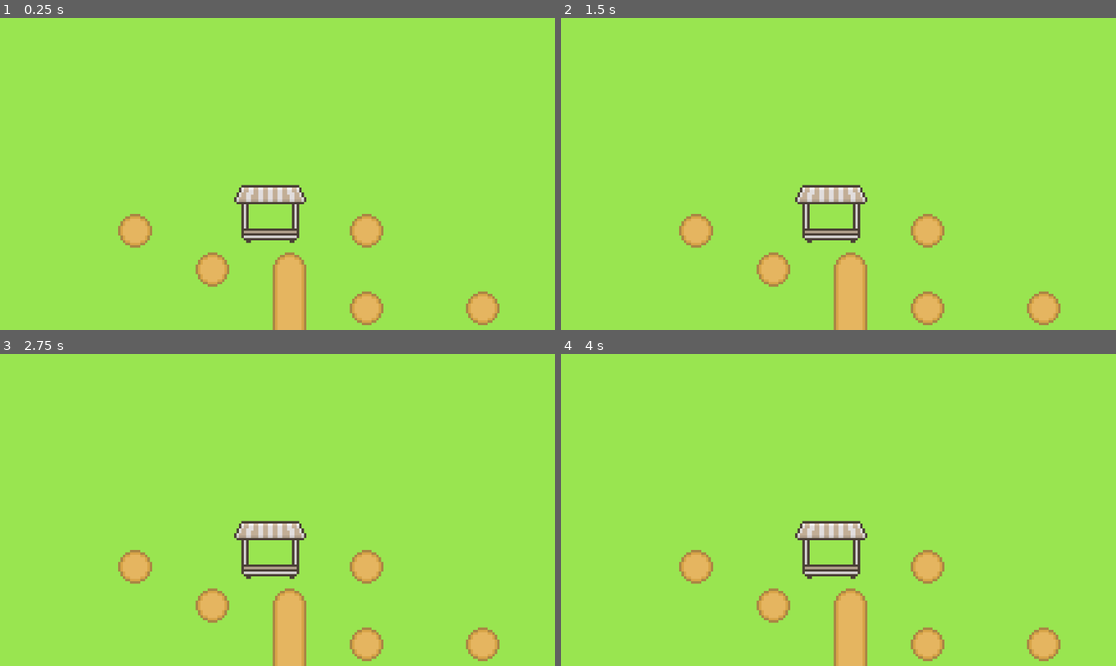
Above: before the commit, frames 1-4 (two rows, left to right).
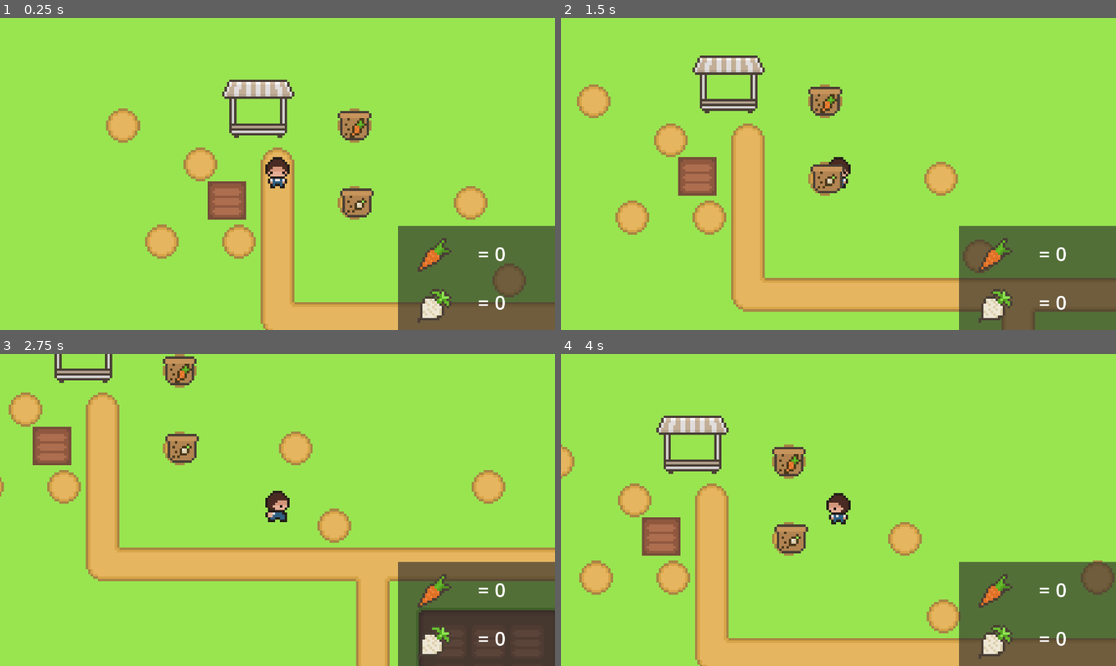
Above: after the commit, the same moments.

Repository: kdoiron253/FarmingSim
Game: Godot game, scene res://Scenes/World.tscn
The game is run twice, just before and just after one commit, with the same random seed, the same clock (stepped at 60 frames per second) and the same inputs. Before the commit the project has no main scene; this scene is started directly in both runs.
Inputs (mouse positions are in pixels of both pictures, inside the frame that each line leads up to):
- Up to frame 1 (0.25 s): no input
- Up to frame 2 (1.5 s): tap Enter at 0.5 s; move the mouse to (960, 158) at 0.52 s; hold Right (ui_right) 0.53-1.28 s; click (960, 158) at 0.6 s; move the mouse to (727, 189) at 1.27 s; hold Down (ui_down) from 1.28 s (still down); click (727, 189) at 1.35 s
- Up to frame 3 (2.75 s): move the mouse to (333, 441) at 2.02 s; release Down (ui_down) at 2.03 s; hold Right (ui_right) from 2.03 s (still down); click (333, 441) at 2.1 s
- Up to frame 4 (4 s): move the mouse to (810, 572) at 2.77 s; release Right (ui_right) at 2.78 s; hold Up (ui_up) 2.78-3.53 s; click (810, 572) at 2.85 s; move the mouse to (1005, 556) at 3.52 s; hold Left (ui_left) from 3.53 s (still down); click (1005, 556) at 3.6 s

The runs differ from the first frame. In frame 1, 22% of the frame differs, in the area x 19-100%, y 19-100%; in frame 2, 25%; in frame 3, 29%, in the area x 0-100%, y 0-100%; in frame 4, 26%.

Commit message:
Working Crops
Crops can be planted and grown, harvested although the sprite doesn't change on harvest for some reason.

Diff:
--- /dev/null
+++ b/GUI/GUI.gd
@@ -0,0 +1,5 @@
+extends CanvasLayer
+
+func _process(_delta):
+	$ColorRect/CarrotLabel.text = "= " + str(Global.number_of_carrots)
+	$ColorRect/OnionLabel.text = "= " + str(Global.number_of_onions)
--- /dev/null
+++ b/GUI/GUI.tscn
@@ -0,0 +1,84 @@
+[gd_scene load_steps=8 format=3 uid="uid://c41enkoki3tvh"]
+
+[ext_resource type="Texture2D" uid="uid://i4yhoaiyfnp0" path="res://Assets/farmingTilesheetComplete.png" id="1_cdjay"]
+[ext_resource type="Script" path="res://GUI/GUI.gd" id="1_yfdvb"]
+
+[sub_resource type="AtlasTexture" id="AtlasTexture_4rsdo"]
+atlas = ExtResource("1_cdjay")
+region = Rect2(128, 32, 16, 16)
+
+[sub_resource type="AtlasTexture" id="AtlasTexture_eqm60"]
+atlas = ExtResource("1_cdjay")
+region = Rect2(80, 48, 16, 16)
+
+[sub_resource type="SpriteFrames" id="SpriteFrames_msdya"]
+animations = [{
+"frames": [{
+"duration": 1.0,
+"texture": SubResource("AtlasTexture_4rsdo")
+}, {
+"duration": 1.0,
+"texture": SubResource("AtlasTexture_eqm60")
+}],
+"loop": true,
+"name": &"default",
+"speed": 5.0
+}]
+
+[sub_resource type="AtlasTexture" id="AtlasTexture_bxru4"]
+atlas = ExtResource("1_cdjay")
+region = Rect2(80, 48, 16, 16)
+
+[sub_resource type="SpriteFrames" id="SpriteFrames_oo1y6"]
+animations = [{
+"frames": [{
+"duration": 1.0,
+"texture": SubResource("AtlasTexture_bxru4")
+}],
+"loop": true,
+"name": &"default",
+"speed": 5.0
+}]
+
+[node name="CanvasLayer" type="CanvasLayer"]
+script = ExtResource("1_yfdvb")
+
+[node name="ColorRect" type="ColorRect" parent="."]
+anchors_preset = 3
+anchor_left = 1.0
+anchor_top = 1.0
+anchor_right = 1.0
+anchor_bottom = 1.0
+offset_left = -65.0
+offset_top = -43.0
+grow_horizontal = 0
+grow_vertical = 0
+color = Color(0.164706, 0.164706, 0.164706, 0.631373)
+
+[node name="CarrotIcon" type="AnimatedSprite2D" parent="ColorRect"]
+position = Vector2(15, 12)
+sprite_frames = SubResource("SpriteFrames_msdya")
+
+[node name="CarrotLabel" type="Label" parent="ColorRect"]
+layout_mode = 0
+offset_left = 33.0
+offset_top = 2.0
+offset_right = 63.0
+offset_bottom = 22.0
+theme_override_font_sizes/font_size = 8
+text = "= 0"
+vertical_alignment = 1
+
+[node name="OnionIcon" type="AnimatedSprite2D" parent="ColorRect"]
+position = Vector2(15, 33)
+sprite_frames = SubResource("SpriteFrames_oo1y6")
+
+[node name="OnionLabel" type="Label" parent="ColorRect"]
+layout_mode = 0
+offset_left = 33.0
+offset_top = 22.0
+offset_right = 63.0
+offset_bottom = 41.0
+theme_override_font_sizes/font_size = 8
+text = "= 0"
+vertical_alignment = 1
--- /dev/null
+++ b/Scenes/CarrotSeedpack.tscn
@@ -0,0 +1,35 @@
+[gd_scene load_steps=6 format=3 uid="uid://cnumkqbkyc44q"]
+
+[ext_resource type="Script" path="res://Scripts/CarrotSeedpack.gd" id="1_px5ob"]
+[ext_resource type="Texture2D" uid="uid://i4yhoaiyfnp0" path="res://Assets/farmingTilesheetComplete.png" id="2_x2ocr"]
+
+[sub_resource type="AtlasTexture" id="AtlasTexture_lhom6"]
+atlas = ExtResource("2_x2ocr")
+region = Rect2(192, 32, 16, 16)
+
+[sub_resource type="SpriteFrames" id="SpriteFrames_j7f57"]
+animations = [{
+"frames": [{
+"duration": 1.0,
+"texture": SubResource("AtlasTexture_lhom6")
+}],
+"loop": true,
+"name": &"default",
+"speed": 5.0
+}]
+
+[sub_resource type="CircleShape2D" id="CircleShape2D_ndiln"]
+radius = 5.09902
+
+[node name="CarrotSeedpack" type="StaticBody2D"]
+script = ExtResource("1_px5ob")
+
+[node name="AnimatedSprite2D" type="AnimatedSprite2D" parent="."]
+sprite_frames = SubResource("SpriteFrames_j7f57")
+
+[node name="Area2D" type="Area2D" parent="."]
+
+[node name="CollisionShape2D" type="CollisionShape2D" parent="Area2D"]
+shape = SubResource("CircleShape2D_ndiln")
+
+[connection signal="input_event" from="Area2D" to="." method="_on_area_2d_input_event"]
--- /dev/null
+++ b/Scenes/GrowingZone.tscn
@@ -0,0 +1,109 @@
+[gd_scene load_steps=13 format=3 uid="uid://bgsurbga5ifh2"]
+
+[ext_resource type="Script" path="res://Scripts/GrowingZone.gd" id="1_ieesl"]
+[ext_resource type="Texture2D" uid="uid://i4yhoaiyfnp0" path="res://Assets/farmingTilesheetComplete.png" id="1_qydks"]
+
+[sub_resource type="AtlasTexture" id="AtlasTexture_v7btn"]
+atlas = ExtResource("1_qydks")
+region = Rect2(64, 112, 16, 16)
+
+[sub_resource type="SpriteFrames" id="SpriteFrames_wfkdb"]
+animations = [{
+"frames": [{
+"duration": 1.0,
+"texture": SubResource("AtlasTexture_v7btn")
+}],
+"loop": true,
+"name": &"default",
+"speed": 5.0
+}]
+
+[sub_resource type="RectangleShape2D" id="RectangleShape2D_yw0ro"]
+size = Vector2(14, 14)
+
+[sub_resource type="AtlasTexture" id="AtlasTexture_xip7g"]
+atlas = ExtResource("1_qydks")
+region = Rect2(176, 32, 16, 16)
+
+[sub_resource type="AtlasTexture" id="AtlasTexture_1q7m3"]
+atlas = ExtResource("1_qydks")
+region = Rect2(160, 32, 16, 16)
+
+[sub_resource type="AtlasTexture" id="AtlasTexture_iypdw"]
+atlas = ExtResource("1_qydks")
+region = Rect2(144, 32, 16, 16)
+
+[sub_resource type="AtlasTexture" id="AtlasTexture_wul8w"]
+atlas = ExtResource("1_qydks")
+region = Rect2(128, 48, 16, 16)
+
+[sub_resource type="AtlasTexture" id="AtlasTexture_lqos3"]
+atlas = ExtResource("1_qydks")
+region = Rect2(112, 48, 16, 16)
+
+[sub_resource type="AtlasTexture" id="AtlasTexture_phl37"]
+atlas = ExtResource("1_qydks")
+region = Rect2(96, 48, 16, 16)
+
+[sub_resource type="SpriteFrames" id="SpriteFrames_srb7o"]
+animations = [{
+"frames": [{
+"duration": 1.0,
+"texture": SubResource("AtlasTexture_xip7g")
+}, {
+"duration": 1.0,
+"texture": SubResource("AtlasTexture_1q7m3")
+}, {
+"duration": 1.0,
+"texture": SubResource("AtlasTexture_iypdw")
+}],
+"loop": false,
+"name": &"carrotgrowing",
+"speed": 0.0
+}, {
+"frames": [],
+"loop": false,
+"name": &"none",
+"speed": 0.0
+}, {
+"frames": [{
+"duration": 1.0,
+"texture": SubResource("AtlasTexture_wul8w")
+}, {
+"duration": 1.0,
+"texture": SubResource("AtlasTexture_lqos3")
+}, {
+"duration": 1.0,
+"texture": SubResource("AtlasTexture_phl37")
+}],
+"loop": false,
+"name": &"oniongrowing",
+"speed": 0.0
+}]
+
+[node name="GrowingZone" type="StaticBody2D"]
+script = ExtResource("1_ieesl")
+
+[node name="BareGround" type="AnimatedSprite2D" parent="."]
+sprite_frames = SubResource("SpriteFrames_wfkdb")
+
+[node name="Area2D" type="Area2D" parent="."]
+
+[node name="CollisionShape2D" type="CollisionShape2D" parent="Area2D"]
+shape = SubResource("RectangleShape2D_yw0ro")
+
+[node name="Plant" type="AnimatedSprite2D" parent="."]
+position = Vector2(0, -4)
+sprite_frames = SubResource("SpriteFrames_srb7o")
+animation = &"none"
+
+[node name="OnionTimer" type="Timer" parent="."]
+wait_time = 5.0
+
+[node name="CarrotTimer" type="Timer" parent="."]
+wait_time = 5.0
+
+[connection signal="area_entered" from="Area2D" to="." method="_on_area_2d_area_entered"]
+[connection signal="input_event" from="Area2D" to="." method="_on_area_2d_input_event"]
+[connection signal="timeout" from="OnionTimer" to="." method="_on_onion_timer_timeout"]
+[connection signal="timeout" from="CarrotTimer" to="." method="_on_carrot_timer_timeout"]
--- /dev/null
+++ b/Scenes/OnionSeedpack.tscn
@@ -0,0 +1,35 @@
+[gd_scene load_steps=6 format=3 uid="uid://dcxu8c6qlm8ap"]
+
+[ext_resource type="Script" path="res://Scripts/OnionSeedpack.gd" id="1_x11nk"]
+[ext_resource type="Texture2D" uid="uid://i4yhoaiyfnp0" path="res://Assets/farmingTilesheetComplete.png" id="2_3hvxv"]
+
+[sub_resource type="AtlasTexture" id="AtlasTexture_060yy"]
+atlas = ExtResource("2_3hvxv")
+region = Rect2(144, 48, 16, 16)
+
+[sub_resource type="SpriteFrames" id="SpriteFrames_h7xl4"]
+animations = [{
+"frames": [{
+"duration": 1.0,
+"texture": SubResource("AtlasTexture_060yy")
+}],
+"loop": true,
+"name": &"default",
+"speed": 5.0
+}]
+
+[sub_resource type="CircleShape2D" id="CircleShape2D_qvxlf"]
+radius = 5.0
+
+[node name="OnionSeedpack" type="StaticBody2D"]
+script = ExtResource("1_x11nk")
+
+[node name="AnimatedSprite2D" type="AnimatedSprite2D" parent="."]
+sprite_frames = SubResource("SpriteFrames_h7xl4")
+
+[node name="Area2D" type="Area2D" parent="."]
+
+[node name="CollisionShape2D" type="CollisionShape2D" parent="Area2D"]
+shape = SubResource("CircleShape2D_qvxlf")
+
+[connection signal="input_event" from="Area2D" to="." method="_on_area_2d_input_event"]
--- a/Scenes/Player.tscn
+++ b/Scenes/Player.tscn
@@ -120,3 +120,5 @@
 
 [node name="CollisionShape2D" type="CollisionShape2D" parent="."]
 shape = SubResource("CapsuleShape2D_qmhtf")
+
+[node name="Camera2D" type="Camera2D" parent="."]
--- a/Scenes/World.tscn
+++ b/Scenes/World.tscn
@@ -1,6 +1,11 @@
-[gd_scene load_steps=4 format=3 uid="uid://cw05n8lxkov63"]
+[gd_scene load_steps=9 format=3 uid="uid://cw05n8lxkov63"]
 
 [ext_resource type="Texture2D" uid="uid://i4yhoaiyfnp0" path="res://Assets/farmingTilesheetComplete.png" id="1_txbci"]
+[ext_resource type="PackedScene" uid="uid://bwkfg28303d61" path="res://Scenes/Player.tscn" id="2_f7lfr"]
+[ext_resource type="PackedScene" uid="uid://bgsurbga5ifh2" path="res://Scenes/GrowingZone.tscn" id="3_nln5y"]
+[ext_resource type="PackedScene" uid="uid://dcxu8c6qlm8ap" path="res://Scenes/OnionSeedpack.tscn" id="4_nu6od"]
+[ext_resource type="PackedScene" uid="uid://cnumkqbkyc44q" path="res://Scenes/CarrotSeedpack.tscn" id="5_hptjr"]
+[ext_resource type="PackedScene" uid="uid://c41enkoki3tvh" path="res://GUI/GUI.tscn" id="6_vx78o"]
 
 [sub_resource type="TileSetAtlasSource" id="TileSetAtlasSource_env5w"]
 texture = ExtResource("1_txbci")
@@ -223,3 +228,17 @@
 layer_1/y_sort_origin = 0
 layer_1/z_index = 0
 layer_1/tile_data = PackedInt32Array(65576, 524288, 6, 65577, 589824, 7, 65578, 589824, 7, 65579, 589824, 7, 65580, 589 …(12361 unchanged characters)…
+
+[node name="Player" parent="." instance=ExtResource("2_f7lfr")]
+position = Vector2(120, 108)
+
+[node name="GrowingZone" parent="." instance=ExtResource("3_nln5y")]
+position = Vector2(99, 119)
+
+[node name="OnionSeedpack" parent="." instance=ExtResource("4_nu6od")]
+position = Vector2(153, 120)
+
+[node name="CarrotSeedpack" parent="." instance=ExtResource("5_hptjr")]
+position = Vector2(152, 88)
+
+[node name="CanvasLayer" parent="." instance=ExtResource("6_vx78o")]
--- /dev/null
+++ b/Scripts/CarrotSeedpack.gd
@@ -0,0 +1,24 @@
+extends StaticBody2D
+
+var selected = false
+var seed_type = 1 # for global script
+
+func _ready():
+	$AnimatedSprite2D.play("default")
+
+
+func _physics_process(delta):
+	if selected:
+		global_position = lerp(global_position, get_global_mouse_position(), 25 * delta)
+
+
+func _input(event):
+	if event is InputEventMouseButton:
+		if event.button_index == MOUSE_BUTTON_LEFT and not event.pressed:
+			selected = false
+
+
+func _on_area_2d_input_event(_viewport, _event, _shape_idx):
+	if Input.is_action_just_pressed("click"):
+		Global.plant_selected = seed_type
+		selected = true
--- /dev/null
+++ b/Scripts/Global.gd
@@ -0,0 +1,6 @@
+extends Node
+
+var plant_selected = 1 # 1 = carrots, 2 = onions ...
+
+var number_of_carrots = 0
+var number_of_onions = 0
--- /dev/null
+++ b/Scripts/GrowingZone.gd
@@ -0,0 +1,59 @@
+extends StaticBody2D
+
+var plant = Global.plant_selected
+var plant_growing = false
+var plant_grown = false
+
+
+func _physics_process(_delta):
+	if plant_growing == false:
+		plant = Global.plant_selected
+
+
+func _on_area_2d_area_entered(_area):
+	if not plant_growing:
+		if plant == 1:
+			plant_growing = true
+			$CarrotTimer.start()
+			$Plant.play("carrotgrowing")
+		if plant == 2:
+			plant_growing = true
+			$OnionTimer.start()
+			$Plant.play("oniongrowing")
+	else:
+		print("Plant already growing here.")
+
+
+func _on_carrot_timer_timeout():
+	var carrot_plant = $Plant
+	if carrot_plant.frame == 0:
+		carrot_plant.frame = 1
+		$CarrotTimer.start()
+	elif carrot_plant.frame == 1:
+		carrot_plant.frame = 2
+		plant_grown = true
+
+
+func _on_onion_timer_timeout():
+	var onion_plant = $Plant
+	if onion_plant.frame == 0:
+		onion_plant.frame = 1
+		$OnionTimer.start()
+	elif onion_plant.frame == 1:
+		onion_plant.frame = 2
+		plant_grown = true
+
+
+func _on_area_2d_input_event(_viewport, _event, _shape_idx):
+	if Input.is_action_just_pressed("click"):
+		if plant_grown:
+			if plant == 1:
+				Global.number_of_carrots += 1
+				plant_growing = false
+				plant_grown = false
+				$Plant.play("none")
+			if plant == 2:
+				Global.number_of_onions += 1
+				plant_growing = false
+				plant_grown = false
+				$Plant.play("none")
--- /dev/null
+++ b/Scripts/OnionSeedpack.gd
@@ -0,0 +1,24 @@
+extends StaticBody2D
+
+var selected = false
+var seed_type = 2 # for global script
+
+func _ready():
+	$AnimatedSprite2D.play("default")
+
+
+func _physics_process(delta):
+	if selected:
+		global_position = lerp(global_position, get_global_mouse_position(), 25 * delta)
+
+
+func _input(event):
+	if event is InputEventMouseButton:
+		if event.button_index == MOUSE_BUTTON_LEFT and not event.pressed:
+			selected = false
+
+
+func _on_area_2d_input_event(_viewport, _event, _shape_idx):
+	if Input.is_action_just_pressed("click"):
+		Global.plant_selected = seed_type
+		selected = true
--- a/project.godot
+++ b/project.godot
@@ -11,12 +11,25 @@
 [application]
 
 config/name="FarmingSim"
+run/main_scene="res://Scenes/World.tscn"
 config/features=PackedStringArray("4.1", "GL Compatibility")
 config/icon="res://icon.svg"
+
+[autoload]
+
+Global="*res://Scripts/Global.gd"
 
 [display]
 
 window/stretch/scale=5.0
+
+[input]
+
+click={
+"deadzone": 0.5,
+"events": [Object(InputEventMouseButton,"resource_local_to_scene":false,"resource_name":"","device":-1,"window_id":0,"alt_pressed":false,"shift_pressed":false,"ctrl_pressed":false,"meta_pressed":false,"button_mask":0,"position":Vector2(0, 0),"global_position":Vector2(0, 0),"factor":1.0,"button_index":1,"canceled":false,"pressed":false,"double_click":false,"script":null)
+]
+}
 
 [rendering]
 
